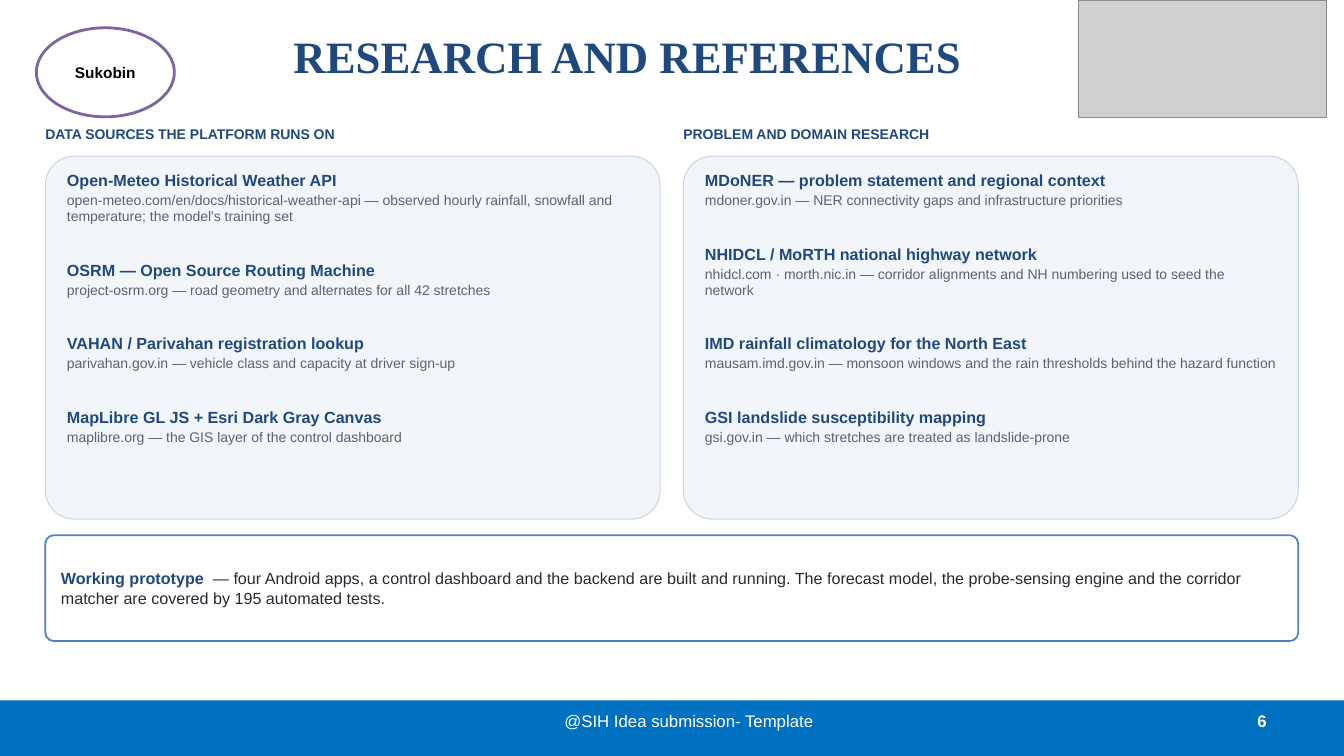
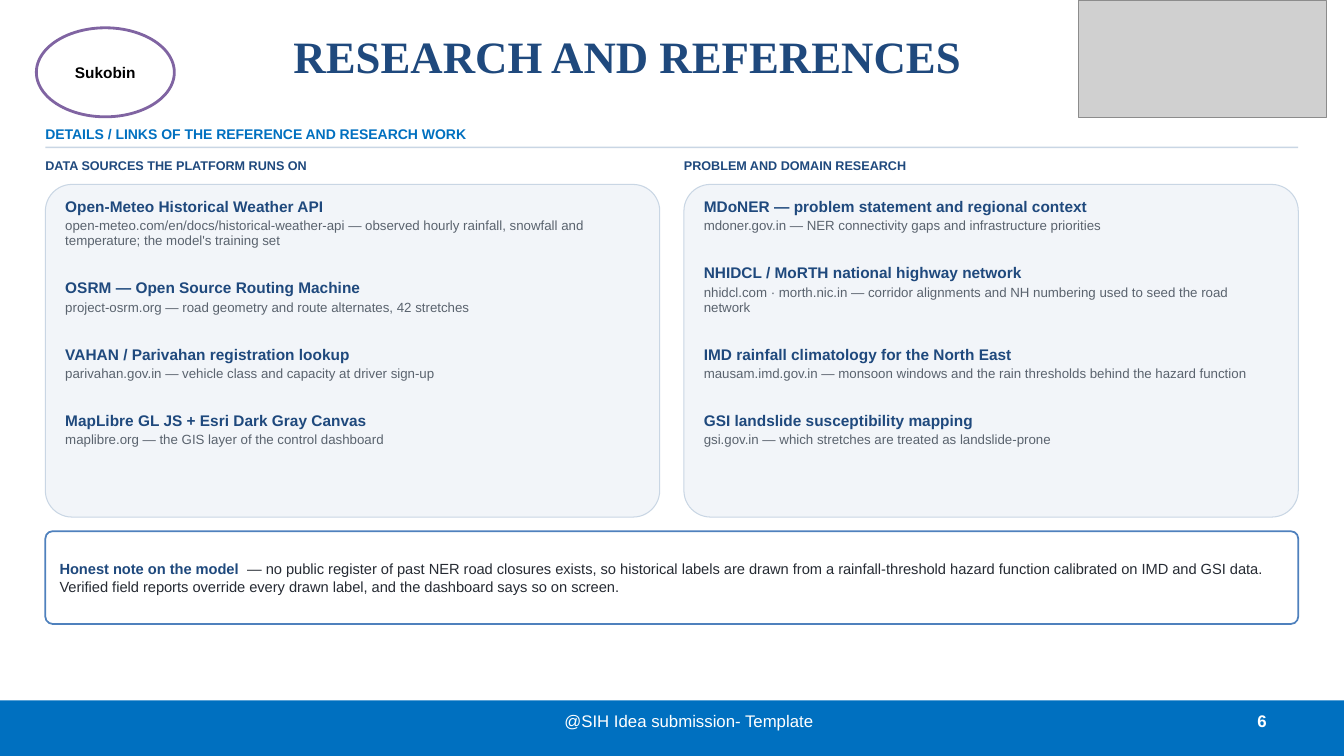
Before and after one commit to priyanshujoshi12363/sukobin_sih, a slide deck: slide 6 of SIH2026_Sukobin.pptx. Drawn at 1344x756 pixels with LibreOffice and Linux fonts; fonts in the diff are those of the drawing; grey boxes stand for pictures. Boxes give left, top, right and bottom in pixels: in the first picture for what was removed or moved away, otherwise in the second. Text is boxed around its words. In the diff, an @@ line names an element or a change of style, - is before the commit and + after.

```diff
--- a/SIH2026_Sukobin.pptx
+++ b/SIH2026_Sukobin.pptx
@@ text added at (x1=45, y1=129, x2=466, y2=139), 10 pt, text #0070C0, bold @@
+DETAILS / LINKS OF THE REFERENCE AND RESEARCH WORK
@@ rectangle added at (x1=45, y1=147, x2=1299, y2=148), fill #C9D6E4 @@
@@ text "DATA SOURCES THE PLATFORM RUNS ..." moved from (x1=45, y1=129, x2=335, y2=139) to (x1=45, y1=161, x2=307, y2=170) @@
@@ text "DATA SOURCES THE PLATFORM RUNS ..." at (x1=45, y1=161, x2=307, y2=170): size 10 to 9 pt @@
@@ text "PROBLEM AND DOMAIN RESEARCH" moved from (x1=683, y1=129, x2=929, y2=139) to (x1=684, y1=161, x2=906, y2=170) @@
@@ text "PROBLEM AND DOMAIN RESEARCH" at (x1=684, y1=161, x2=906, y2=170): size 10 to 9 pt @@
@@ rounded rectangle "Open-Meteo Historical Weather API" resized from (x1=45, y1=156, x2=660, y2=519) to (x1=45, y1=185, x2=659, y2=517) @@
@@ text in rounded rectangle at (x1=65, y1=201, x2=583, y2=447): size 11.5 to 11 pt in "Open-Meteo Historical Weather API", "OSRM — Open Source Routing Machine", "VAHAN / Parivahan registration lookup", "MapLibre GL JS + Esri Dark Gray ..."; size 10 to 9.5 pt in "open-meteo.com/en/docs/historical-weather-api — observed hou ...", "parivahan.gov.in — vehicle class and capacity at ...", "maplibre.org — the GIS layer of the ..."; less space between paragraphs @@
@@ rounded rectangle "MDoNER — problem statement and ..." resized from (x1=684, y1=156, x2=1299, y2=519) to (x1=685, y1=185, x2=1299, y2=517) @@
@@ text in rounded rectangle at (x1=704, y1=201, x2=1246, y2=447): size 11.5 to 11 pt in "MDoNER — problem statement and regional context", "NHIDCL / MoRTH national highway network", "IMD rainfall climatology for the North East", "GSI landslide susceptibility mapping"; size 10 to 9.5 pt in "mdoner.gov.in — NER connectivity gaps and infrastructure ...", "mausam.imd.gov.in — monsoon windows and the rain ...", "gsi.gov.in — which stretches are treated as ..."; less space between paragraphs @@
@@ text in rounded rectangle at (x1=704, y1=287, x2=1228, y2=312): text changed; size 10 to 9.5 pt @@
-nhidcl.com · morth.nic.in — corridor alignments and NH numbering used to seed the network
+nhidcl.com · morth.nic.in — corridor alignments and NH numbering used to seed the road network
@@ text in rounded rectangle at (x1=65, y1=302, x2=469, y2=315): text changed; size 10 to 9.5 pt @@
-project-osrm.org — road geometry and alternates for all 42 stretches
+project-osrm.org — road geometry and route alternates, 42 stretches
@@ rounded rectangle removed at (x1=45, y1=535, x2=1299, y2=641) @@
-Working prototype — four Android apps, a control dashboard and the backend are built and running. The forecast model, the probe-sensing engine and the corridor matcher are covered by 195 automated tests.
@@ rounded rectangle added at (x1=45, y1=531, x2=1299, y2=624), fill #FFFFFF, outline #4F81BD 1.25 pt, 10.5 pt, text #262B33 @@
+Honest note on the model — no public register of past NER road closures exists, so historical labels are drawn from a rainfall-threshold hazard function calibrated on IMD and GSI data. Verified field reports override every drawn label, and the dashboard says so on screen.
```
Also in this commit, not shown: 4 other slides changed, 2 other files.
